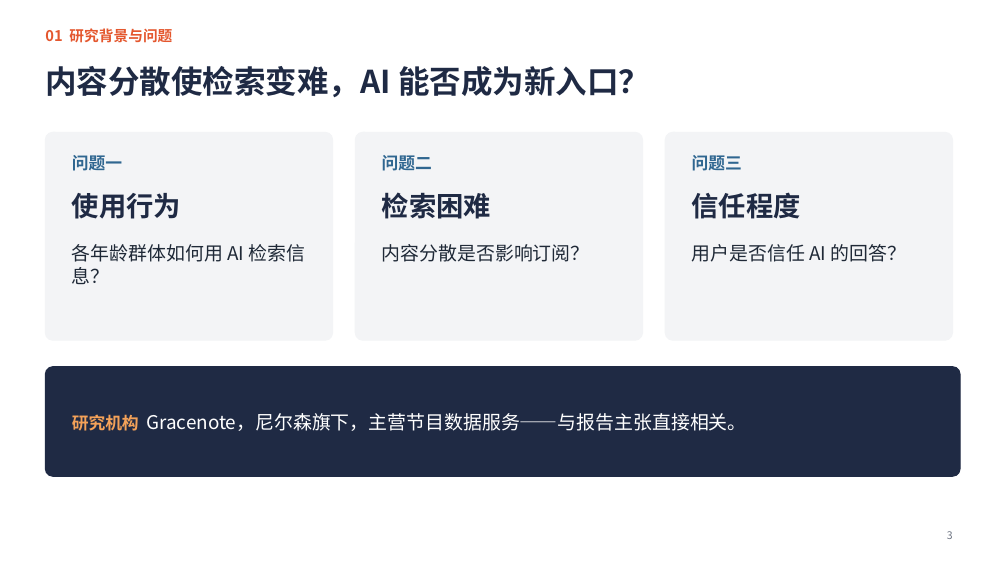
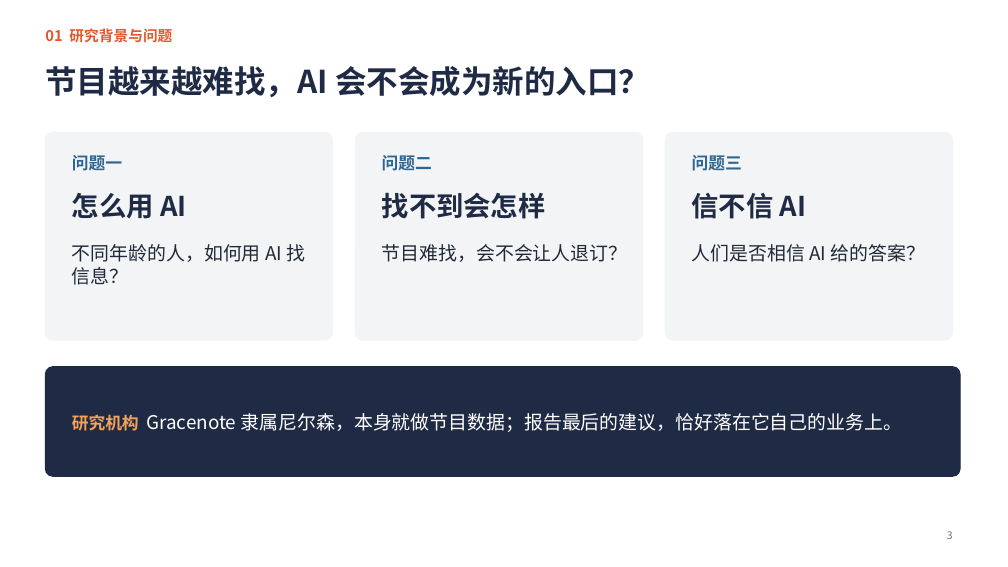
Before and after one commit to jayleo113/ppt, a slide deck: slide 3 of Gracenote报告解读_课堂汇报.pptx. Drawn at 1008x567 pixels with LibreOffice and Linux fonts; fonts in the diff are those of the drawing. Boxes give left, top, right and bottom in pixels: in the first picture for what was removed or moved away, otherwise in the second. Text is boxed around its words. In the diff, an @@ line names an element or a change of style, - is before the commit and + after.

```diff
--- a/Gracenote报告解读_课堂汇报.pptx
+++ b/Gracenote报告解读_课堂汇报.pptx
@@ title at box(45, 66, 650, 97): text changed @@
-内容分散使检索变难，AI 能否成为新入口？
+节目越来越难找，AI 会不会成为新的入口？
@@ text at box(72, 193, 187, 219): text changed @@
-使用行为
+怎么用 AI
@@ text at box(382, 192, 546, 219): text changed @@
-检索困难
+找不到会怎样
@@ text at box(692, 193, 807, 219): text changed @@
-信任程度
+信不信 AI
@@ text at box(72, 244, 305, 285): text changed @@
-各年龄群体如何用 AI 检索信息？
+不同年龄的人，如何用 AI 找信息？
@@ text at box(382, 244, 628, 262): text changed @@
-内容分散是否影响订阅？
+节目难找，会不会让人退订？
@@ text at box(692, 244, 925, 262): text changed @@
-用户是否信任 AI 的回答？
+人们是否相信 AI 给的答案？
@@ text at box(72, 413, 902, 432): text changed @@
-研究机构 Gracenote，尼尔森旗下，主营节目数据服务——与报告主张直接相关。
+研究机构 Gracenote 隶属尼尔森，本身就做节目数据；报告最后的建议，恰好落在它自己的业务上。
```
Also in this commit, not shown: 12 other slides changed, 4 other files.
